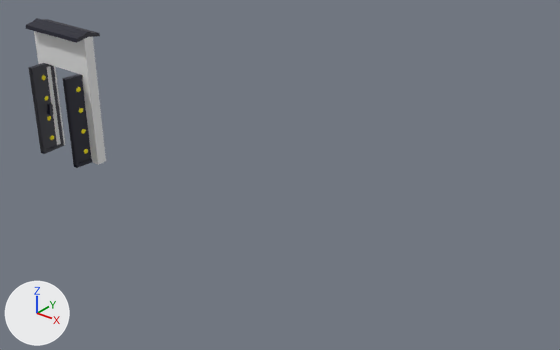
The FBX model Assets/Map/Mesh/DoorOpen.fbx: old version first, new version second.
Rendered twice from a 50 mm lens placed at (5.93, -13.46, 10.04), pointed at (-5.21, 0.48, 1.4). The axes (+X, +Y, +Z) are drawn at lower left. The lights are the same throughout.

Names of what the first picture shows: 'Door'.
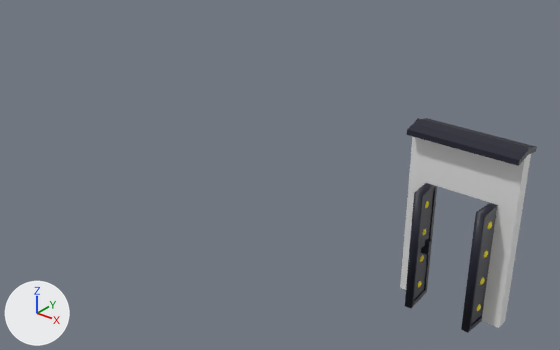
What differs and where, as boxes (x1, y1, x2, y2) in the pictures (560 x 350 px; the box of a moved part takes in the faces that stretch with it):
'Door', reshaped, moved, turned, rescaled: before (26, 18, 106, 168); after (400, 118, 537, 333)
part 1 of me_door, moved or reshaped: before (26, 18, 106, 165); after (400, 118, 537, 328)
part 2 of me_door, moved or reshaped: before (84, 149, 88, 154); after (488, 222, 492, 229)
part 3 of me_door, moved or reshaped: before (81, 129, 86, 134); after (484, 250, 488, 258)
part 4 of me_door, moved or reshaped: before (79, 108, 83, 113); after (480, 278, 485, 285)
part 5 of me_door, moved or reshaped: before (76, 87, 81, 92); after (477, 304, 481, 311)
part 6 of me_door, moved or reshaped: before (47, 103, 54, 115); after (421, 239, 432, 255)
part 7 of me_door, added: after (405, 183, 437, 308)
part 8 of me_door, added: after (461, 203, 498, 333)
part 9 of me_door, deleted (black): before (28, 63, 64, 154)
part 10 of me_door, deleted (black): before (63, 74, 92, 168)

What changed in the scene script:
```text
Change me_door:
    used by ob_door; location = (-13.0, 0.0, 0.0); rotation_euler = (3.142, 0.0, 0.0), in degrees (180, 0, 0)
    remove me_door.from_pydata(...)  # 454 vertices, 746 faces; spans x -1.2..1.2, y -0.42..0.72, z -4.1..0.0
    add me_door.from_pydata(...)  # 454 vertices, 748 faces; spans x -120.0..120.21, y 0.0..409.94, z -41.91..71.67
    me_door part 1: the loose piece of 38 vertices spanning x -1.2..1.2, y -0.42..0.42, z -4.1..0.0 is turned 90 degrees about the x axis through its middle and scaled by 100, then moved by (0.1, 204.97, 2.05)
    me_door part 2: the loose piece of 42 vertices spanning x 0.75..0.92, y 0.22..0.4, z -0.51..-0.31 is turned 90 degrees about the x axis through its middle and scaled by 100, then moved by (70.46, 238.69, 31.45)
    me_door part 3: the loose piece of 42 vertices spanning x 0.75..0.92, y 0.22..0.4, z -1.17..-0.97 is turned 90 degrees about the x axis through its middle and scaled by 100, then moved by (70.46, 172.69, 32.11)
    me_door part 4: the loose piece of 42 vertices spanning x 0.75..0.92, y 0.22..0.4, z -1.83..-1.63 is turned 90 degrees about the x axis through its middle and scaled by 100, then moved by (70.46, 106.69, 32.77)
    me_door part 5: the loose piece of 42 vertices spanning x 0.75..0.92, y 0.22..0.4, z -2.49..-2.29 is turned 90 degrees about the x axis through its middle and scaled by 100, then moved by (70.46, 40.69, 33.43)
    me_door part 6: the loose piece of 16 vertices spanning x -0.8..-0.63, y 0.24..0.37, z -1.56..-1.24 is turned 90 degrees about the x axis through its middle and scaled by 100, then moved by (-56.86, 139.7, 31.72)
    me_door part 7: a new loose piece of 24 vertices spanning x -80.87..-59.22, y 0.0..280.0, z -9.26..71.67, in mat_temp_walldown (black #16182a)
    me_door part 8: a new loose piece of 24 vertices spanning x 60.25..82.34, y 0.0..280.0, z -9.46..71.53, in mat_temp_walldown (black #16182a)
    me_door part 9: the loose piece of 24 vertices spanning x -0.95..-0.73, y -0.09..0.72, z -2.8..0.0 is deleted
    me_door part 10: the loose piece of 24 vertices spanning x 0.73..0.95, y -0.09..0.72, z -2.8..0.0 is deleted
Change ob_door:
    ob_door.location: (-13.0, 0.0, 0.0) -> (0.0, 0.0, 0.0)
    ob_door.rotation_euler: (3.142, 0.0, 0.0) -> (1.571, 0.0, 0.0)  # degrees (180, 0, 0) -> degrees (90, 0, 0)
    ob_door.scale: (1.0, 1.0, 1.0) -> (0.01, 0.01, 0.01)
```
